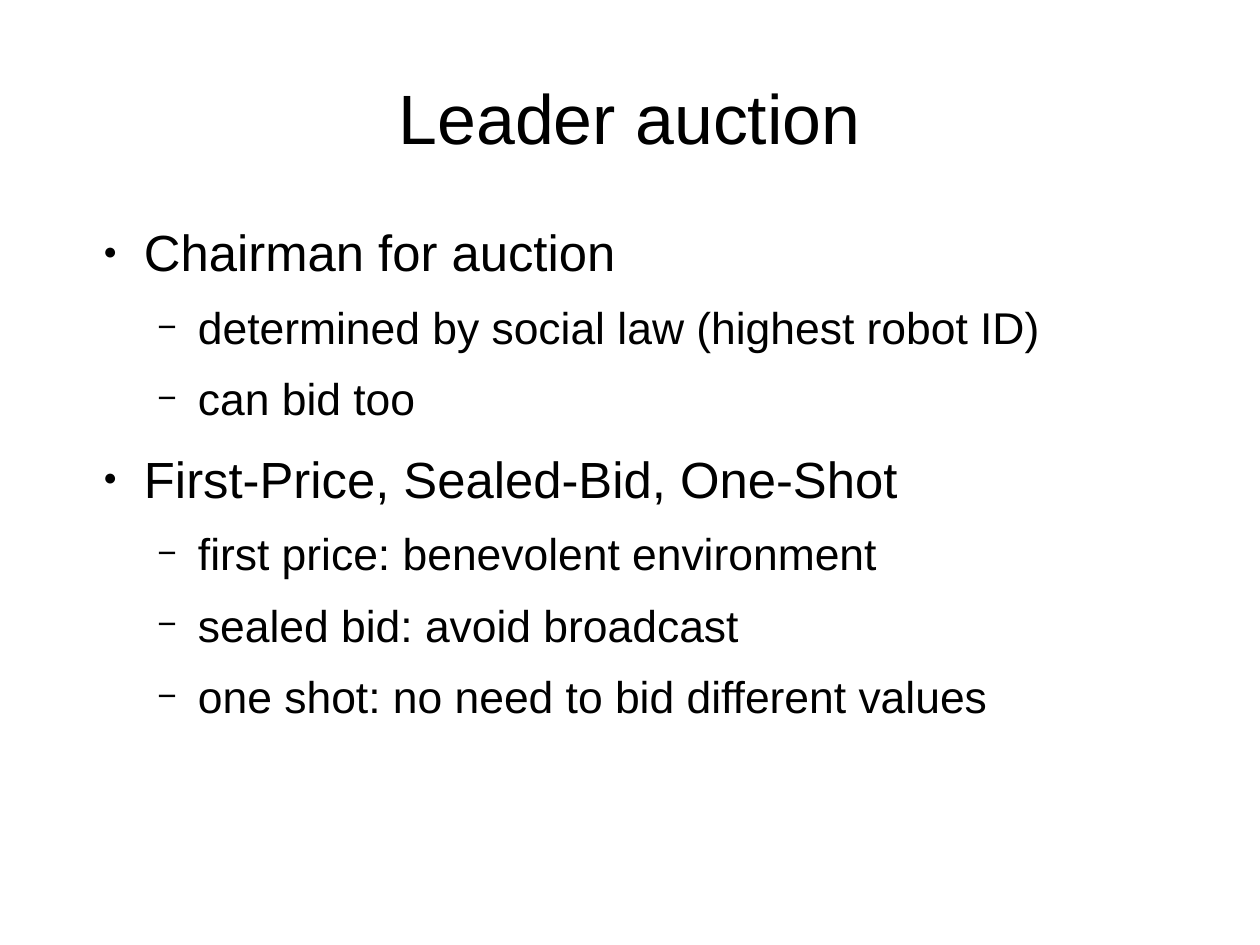
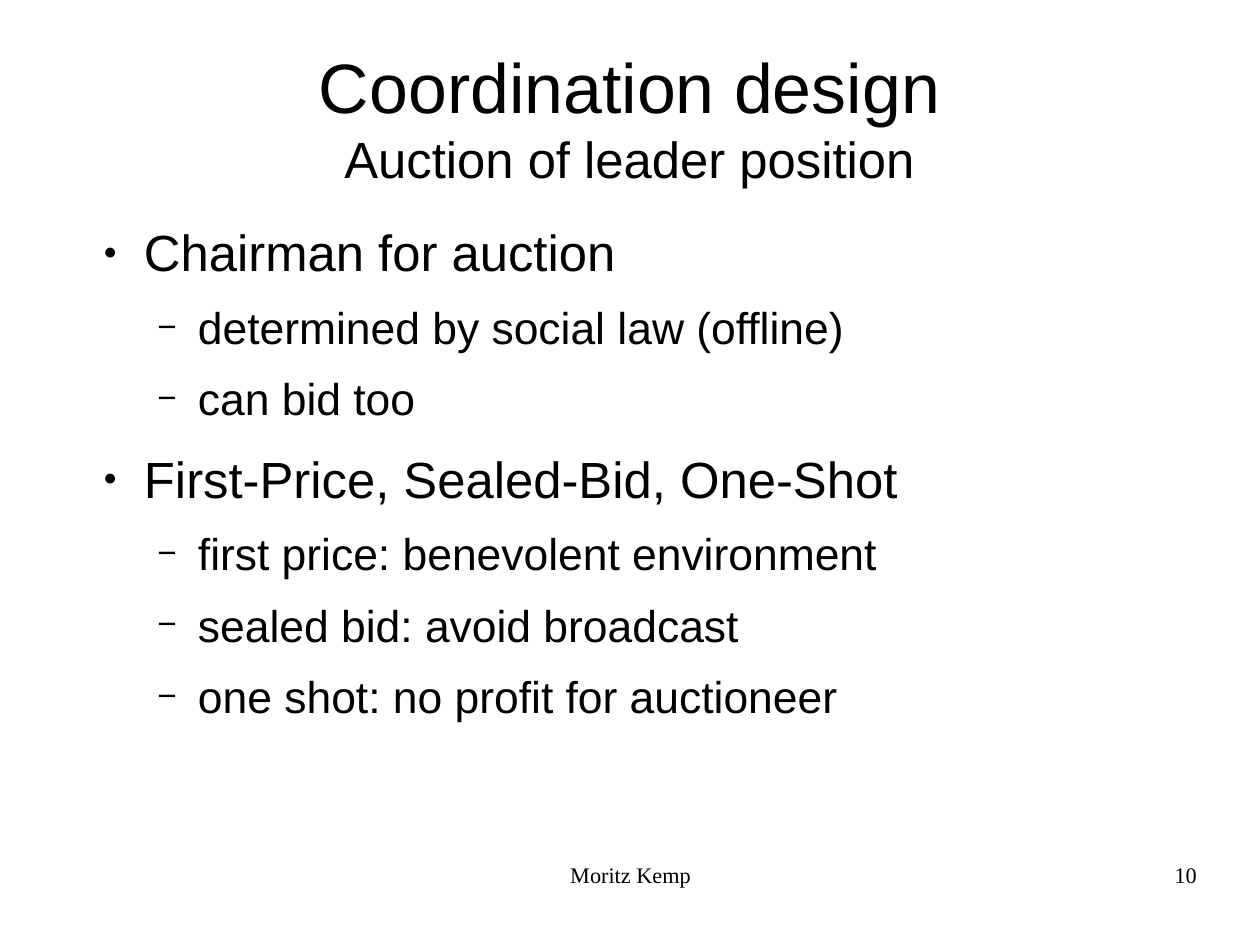
Before and after one commit to MoritzKemp/smartFactory, a slide deck: slide 10 of documentation/presentation_2.odp. Drawn at 1260x945 pixels with LibreOffice and Linux fonts; fonts in the diff are those of the drawing. Boxes give left, top, right and bottom in pixels: in the first picture for what was removed or moved away, otherwise in the second. Text is boxed around its words. In the diff, an @@ line names an element or a change of style, - is before the commit and + after.

```diff
--- a/documentation/presentation_2.odp
+++ b/documentation/presentation_2.odp
@@ title at bbox=[319, 62, 940, 189]: text changed; size 44 to 32 pt @@
-Leader auction
+Coordination design
+Auction of leader position
@@ text at bbox=[198, 311, 843, 353]: text changed @@
-  − determined by social law (highest robot ID)
+  − determined by social law (offline)
@@ text at bbox=[198, 680, 837, 722]: text changed @@
-  − one shot: no need to bid different values
+  − one shot: no profit for auctioneer
@@ text added at bbox=[570, 868, 690, 888], 14 pt, text #000000 @@
+Moritz Kemp
@@ page number added at bbox=[1175, 868, 1197, 884], 14 pt, text #000000 @@
+10
```
Also in this commit, not shown: 2 other slides changed, 10 slides added, 9 slides removed, 14 other files.
